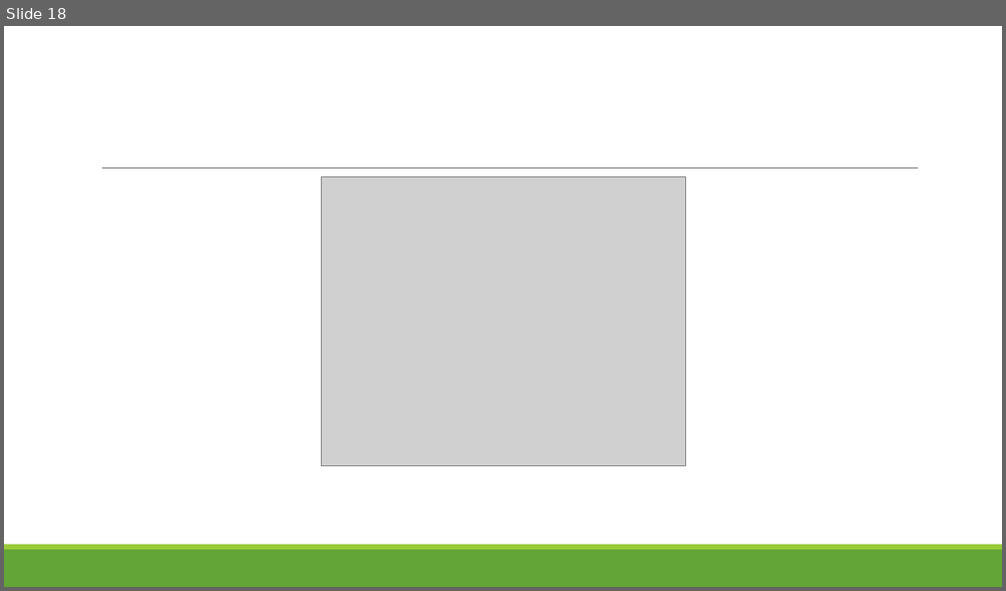
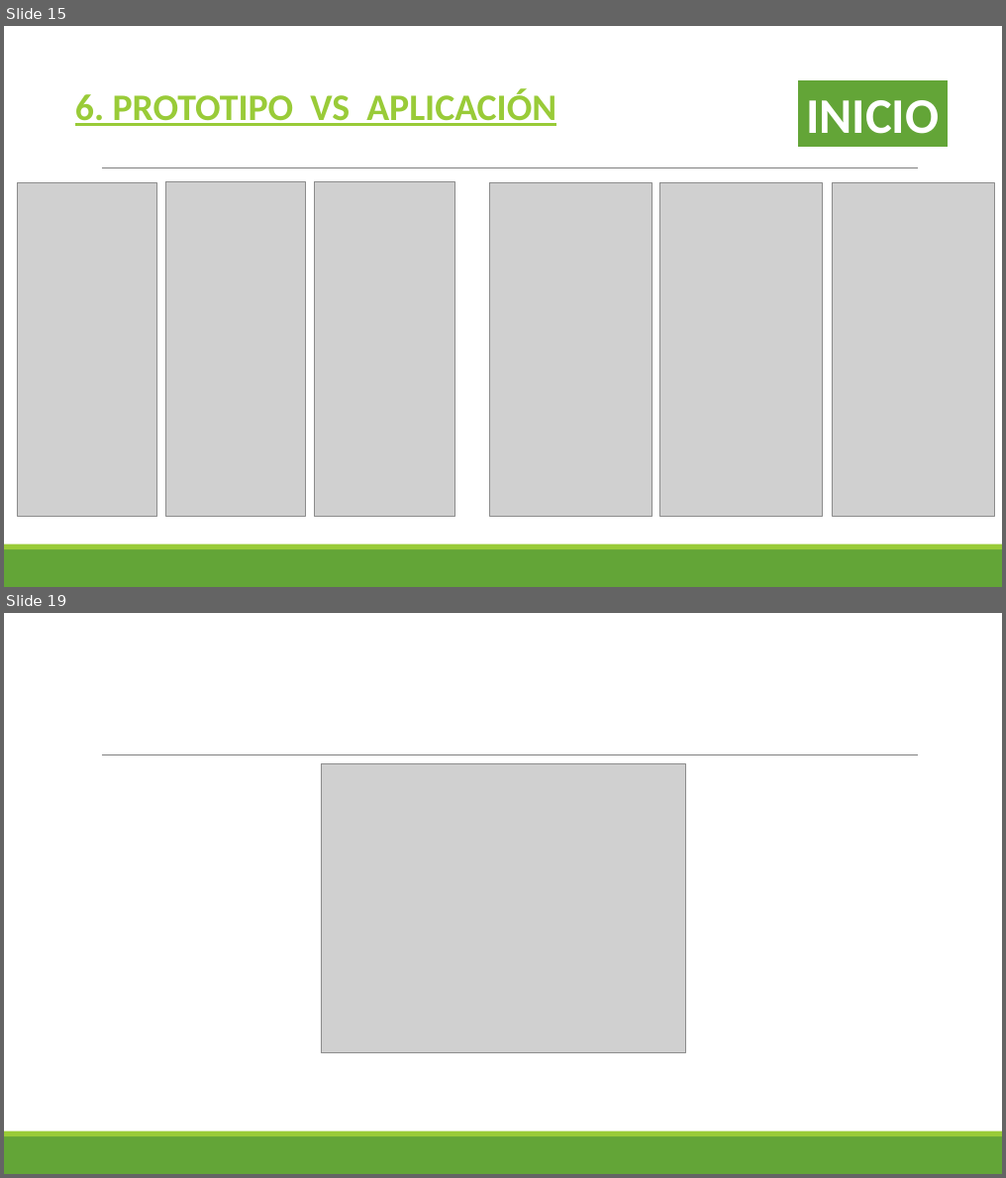
Before and after one commit to NestorRodriguez/ambulancias, a slide deck: PRESENTACION APP INVENTARIOS.pptx. Shown one above the other, each under a label of ours: slide 18 before the commit, slides 15 and 19 after it; the slides between them are not shown. The pictures are 1006x591 and 1006x1178 pixels, drawn with LibreOffice and Linux fonts; fonts in the diff are those of the drawing; grey boxes stand for pictures. Boxes give left, top, right and bottom in pixels: in the first picture for what was removed or moved away, otherwise in the second. Text is boxed around its words. In the diff, an @@ line names an element or a change of style, - is before the commit and + after.

```diff
--- a/PRESENTACION APP INVENTARIOS.pptx
+++ b/PRESENTACION APP INVENTARIOS.pptx
@@ slide 15 added at [4,26,1002,587], background #FFFFFF; not listed: 3 template elements that a slide beside it also shows @@
@@ rectangle added at [797,79,948,148], fill #63A537, outline #FFFFFF 2 pt, 48 pt, text #FFFFFF, bold @@
+INICIO
@@ text added at [75,89,556,126], 36 pt, text #99CB38, bold, underline @@
+6. PROTOTIPO VS APLICACIÓN
@@ picture added at [17,183,156,516] @@
@@ picture added at [165,181,306,516] @@
@@ picture added at [315,181,454,516] @@
@@ picture added at [489,183,651,516] @@
@@ picture added at [660,183,823,516] @@
@@ picture added at [832,183,994,516] @@
@@ what was slide 18 is now slide 19 @@
```
Also in this commit, not shown: 3 slides changed, 2 other slides added, 2 slides removed, 5 other files.
